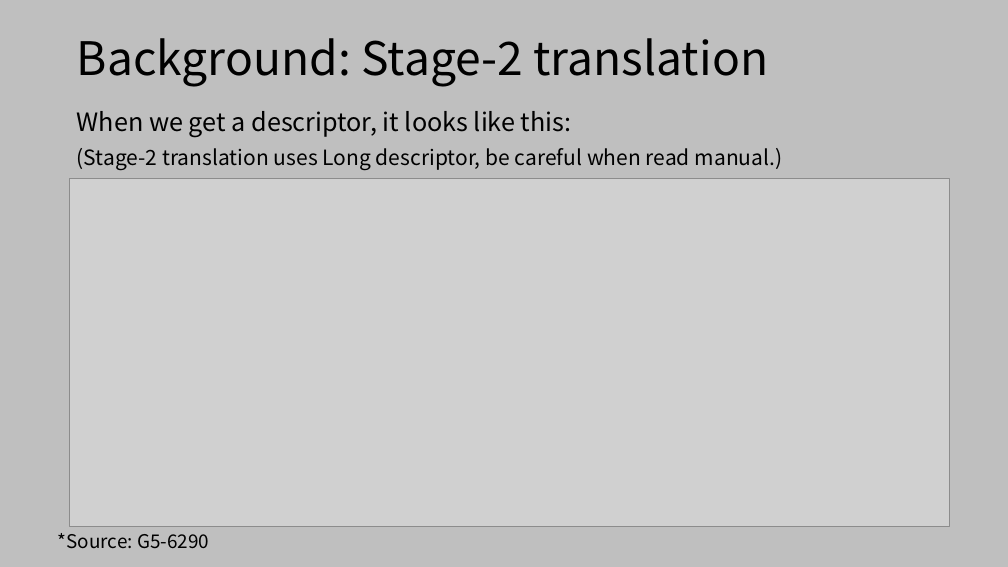
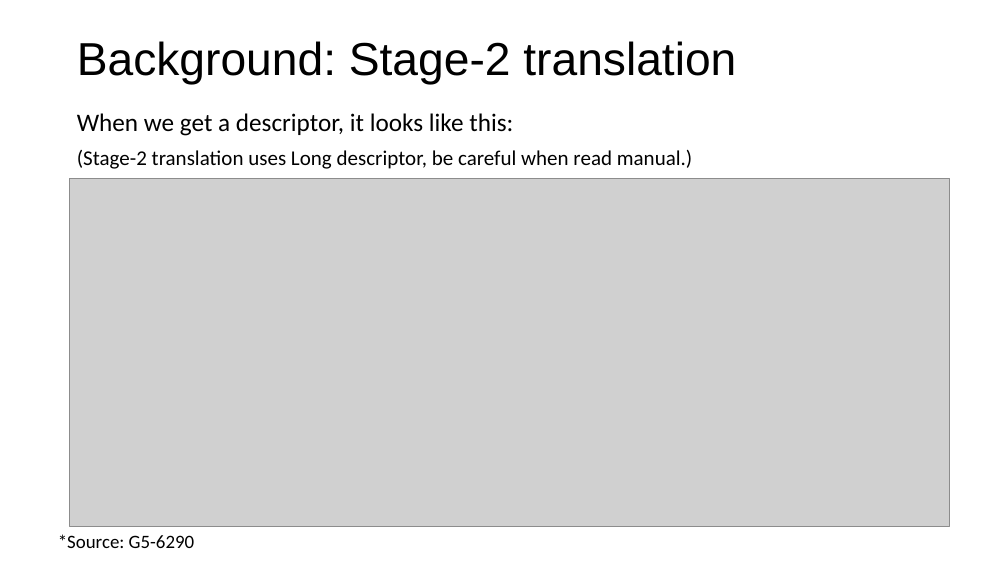
Before and after one commit to Compass-All/nailgun-teaching, a slide deck: slide 17 of defense-lab/NailgunDefense.pptx. Drawn at 1008x567 pixels with LibreOffice and Linux fonts; fonts in the diff are those of the drawing; grey boxes stand for pictures; background and template pictures are left out. Boxes give left, top, right and bottom in pixels: in the first picture for what was removed or moved away, otherwise in the second. Text is boxed around its words. In the diff, an @@ line names an element or a change of style, - is before the commit and + after.

```diff
--- a/defense-lab/NailgunDefense.pptx
+++ b/defense-lab/NailgunDefense.pptx
@@ background #BFBFBF to picture (left out) @@
@@ title "Background: Stage-2 translation" at (x1=77, y1=41, x2=736, y2=85): font Noto Sans CJK SC to Arial @@
@@ text "When we get a descriptor, ..." at (x1=77, y1=113, x2=693, y2=169): font Noto Sans CJK SC to Calibri @@
@@ text "*Source: G5-6290" at (x1=58, y1=534, x2=195, y2=548): font Noto Sans CJK SC to Calibri @@
```
Also in this commit, not shown: 34 other slides changed.
